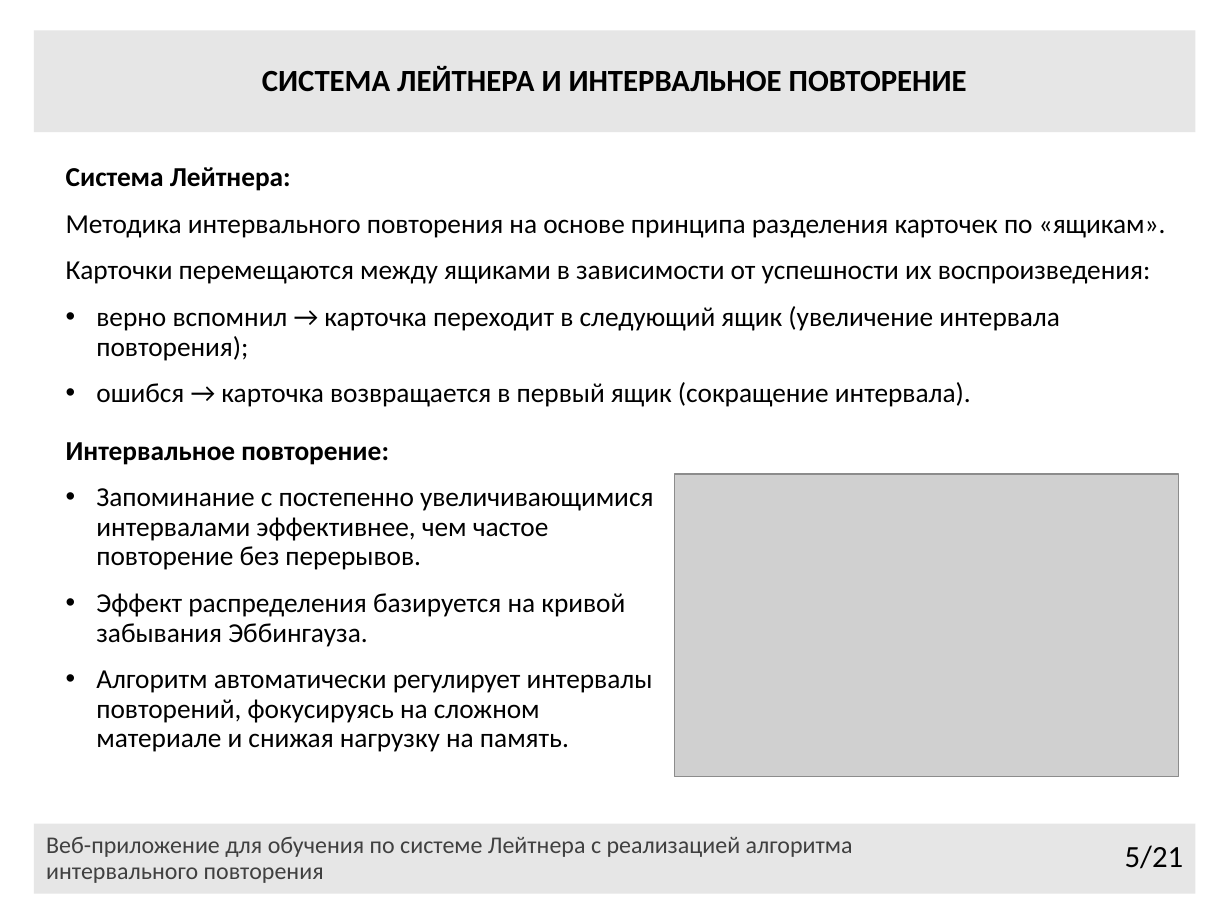
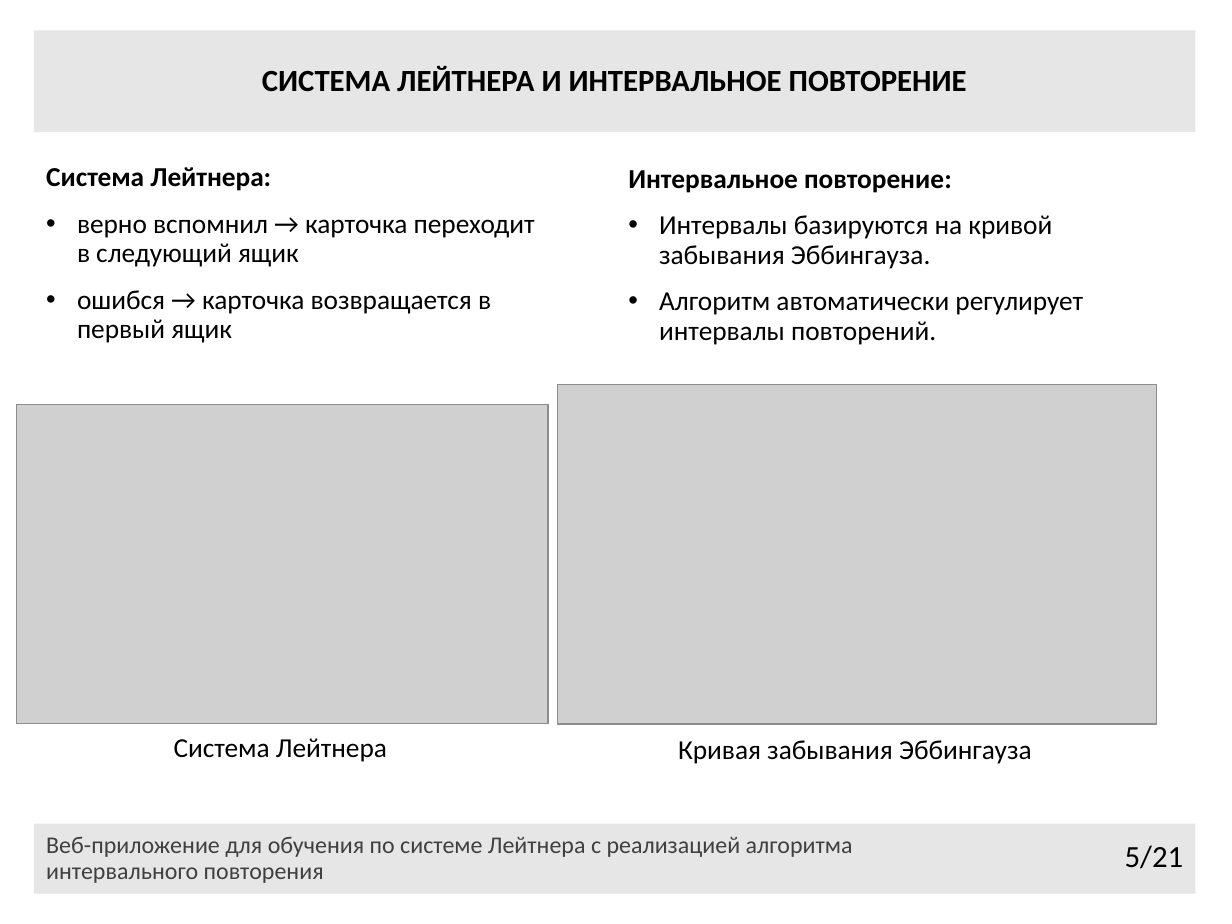
Before and after one commit to darik-cell/diplom, a slide deck: slide 5 of Презентация_Алёнушка_6401 — копия.pptx. Drawn at 1232x924 pixels with LibreOffice and Linux fonts; fonts in the diff are those of the drawing; grey boxes stand for pictures. Boxes give left, top, right and bottom in pixels: in the first picture for what was removed or moved away, otherwise in the second. Text is boxed around its words. In the diff, an @@ line names an element or a change of style, - is before the commit and + after.

```diff
--- a/Презентация_Алёнушка_6401 — копия.pptx
+++ b/Презентация_Алёнушка_6401 — копия.pptx
@@ text "Система Лейтнера:": place and size @@
-text "Система Лейтнера:" at [66, 167, 1166, 407]
+text "Система Лейтнера:" at [46, 167, 535, 343]
@@ text "Интервальное повторение:": place and size @@
-text "Интервальное повторение:" at [66, 442, 653, 752]
+text "Интервальное повторение:" at [628, 170, 1083, 345]
@@ text at [77, 219, 535, 343]: text changed @@
-Методика интервального повторения на основе принципа разделения карточек по «ящикам».
-Карточки перемещаются между ящиками в зависимости от успешности их воспроизведения:
-• верно вспомнил → карточка переходит в следующий ящик (увеличение интервала повторения);
-• ошибся → карточка возвращается в первый ящик (сокращение интервала).
+• верно вспомнил → карточка переходит в следующий ящик
+• ошибся → карточка возвращается в первый ящик
@@ text at [659, 215, 1083, 345]: text changed @@
-• Запоминание с постепенно увеличивающимися интервалами эффективнее, чем частое повторение без перерывов.
-• Эффект распределения базируется на кривой забывания Эббингауза.
-• Алгоритм автоматически регулирует интервалы повторений, фокусируясь на сложном материале и снижая нагрузку на память.
+• Интервалы базируются на кривой забывания Эббингауза.
+• Алгоритм автоматически регулирует интервалы повторений.
@@ picture added at [558, 384, 1157, 724] @@
@@ picture: place and size @@
-picture at [674, 474, 1178, 777]
+picture at [17, 405, 548, 724]
@@ text added at [174, 738, 387, 762], 16 pt, text #000000 @@
+Система Лейтнера
@@ text added at [678, 740, 1032, 764], 16 pt, text #000000 @@
+Кривая забывания Эббингауза
```
Also in this commit, not shown: 5 other slides changed, 4 slides added, 5 other files.
